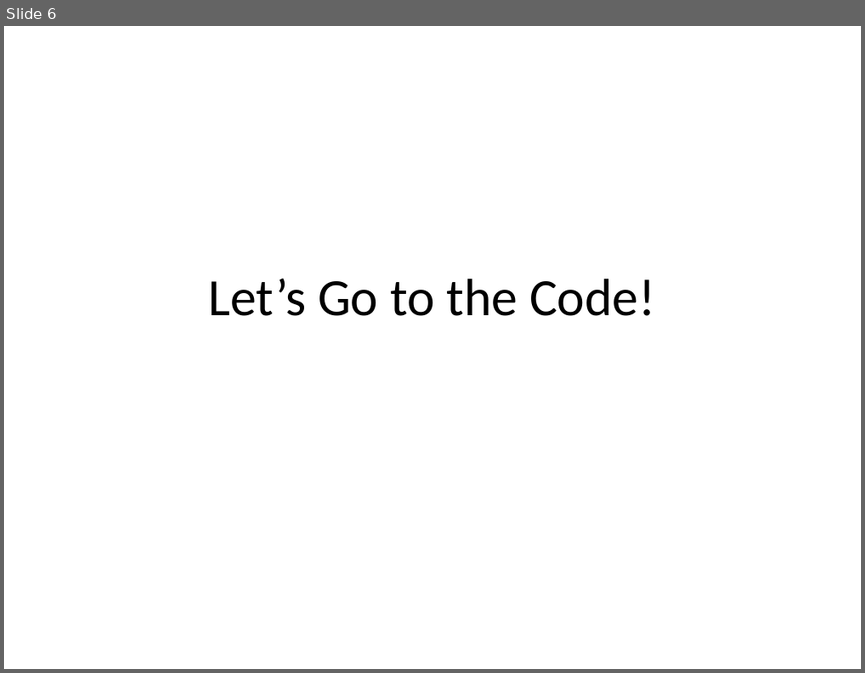
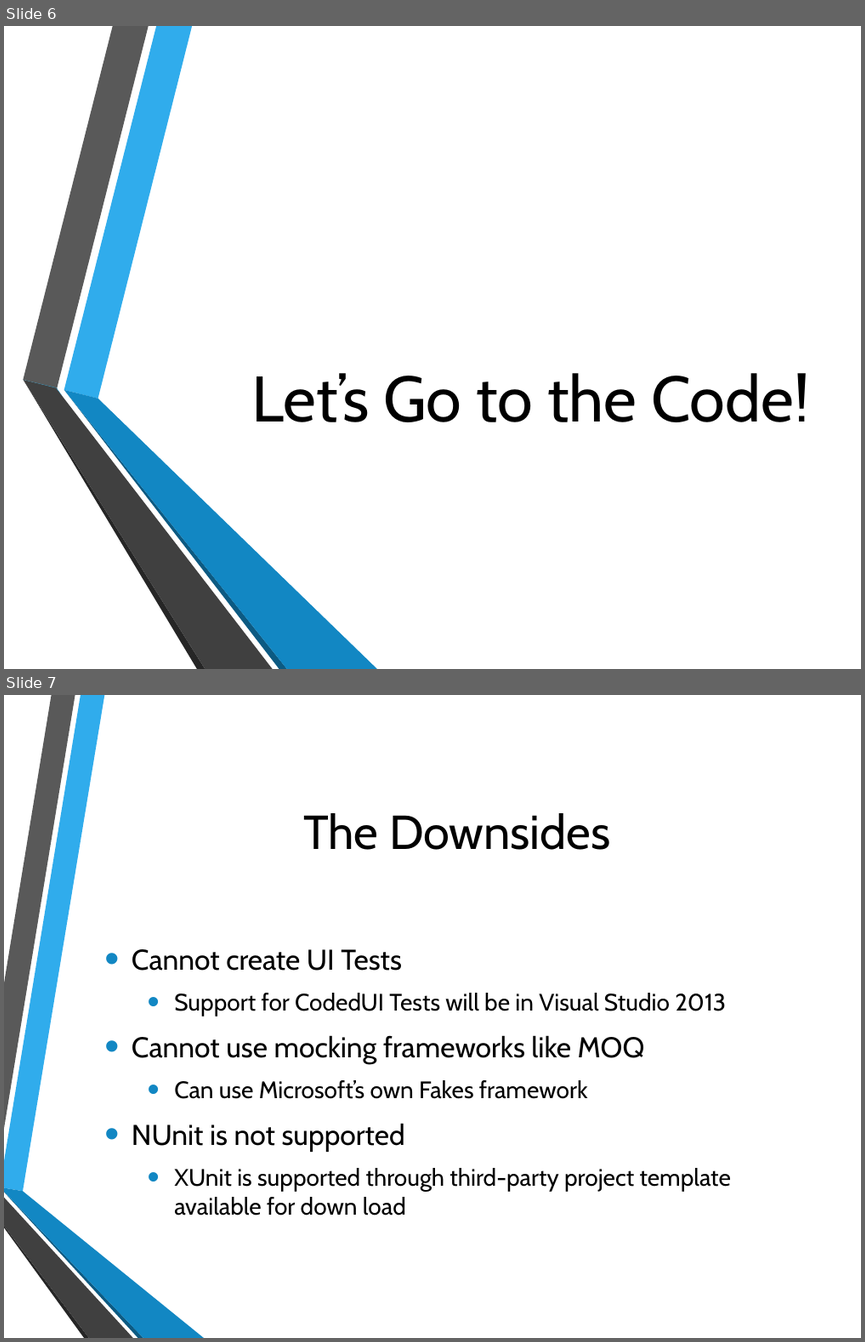
Before and after one commit to jerrelblankenship/Presentations, a slide deck: MamaSaidTestYourCode/AgileDotNet2013/Mama Said Test Your Code.pptx. Shown one above the other, each under a label of ours: slide 6 before the commit, slides 6 and 7 after it. The pictures are 865x673 and 865x1342 pixels, drawn with LibreOffice and Linux fonts; fonts in the diff are those of the drawing; background and template pictures are left out. Boxes give left, top, right and bottom in pixels: in the first picture for what was removed or moved away, otherwise in the second. Text is boxed around its words. In the diff, an @@ line names an element or a change of style, - is before the commit and + after.

```diff
--- a/MamaSaidTestYourCode/AgileDotNet2013/Mama Said Test Your Code.pptx
+++ b/MamaSaidTestYourCode/AgileDotNet2013/Mama Said Test Your Code.pptx
@@ slide 7 added at <box>4,695,861,1338</box>, background picture (left out) @@
@@ title added at <box>303,813,611,850</box>, 40 pt, text #000000 @@
+The Downsides
@@ text added at <box>132,949,731,1215</box>, 20 pt, text #000000 @@
+• Cannot create UI Tests
+  • Support for CodedUI Tests will be in Visual Studio 2013
+• Cannot use mocking frameworks like MOQ
+  • Can use Microsoft’s own Fakes framework
+• NUnit is not supported
+  • XUnit is supported through third-party project template available for down load
@@ group added at <box>4,695,204,1338</box>: 6 freeform shapes @@
@@ slide 6 changed as well @@
@@ title "Let’s Go to the Code!": place and size @@
-title "Let’s Go to the Code!" at <box>209,278,655,316</box>
+title "Let’s Go to the Code!" at <box>252,373,809,422</box>
@@ title "Let’s Go to the Code!" at <box>252,373,809,422</box>: size 44 to 54 pt, font Calibri to Cabin; alignment centre to right; vertical alignment middle to bottom @@
@@ group added at <box>23,26,376,669</box>: 6 freeform shapes @@
@@ freeform shape added at <box>23,379,57,387</box>, fill #29ABE2 @@
@@ freeform shape added at <box>56,388,63,396</box>, fill #29ABE2 @@
```
Also in this commit, not shown: 7 other slides changed, 35 other files.
